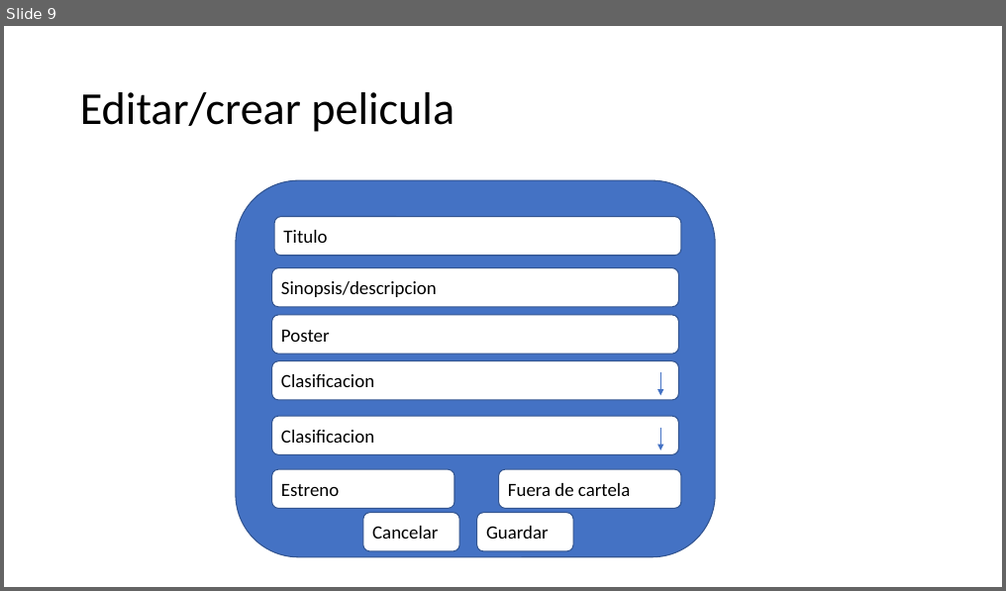
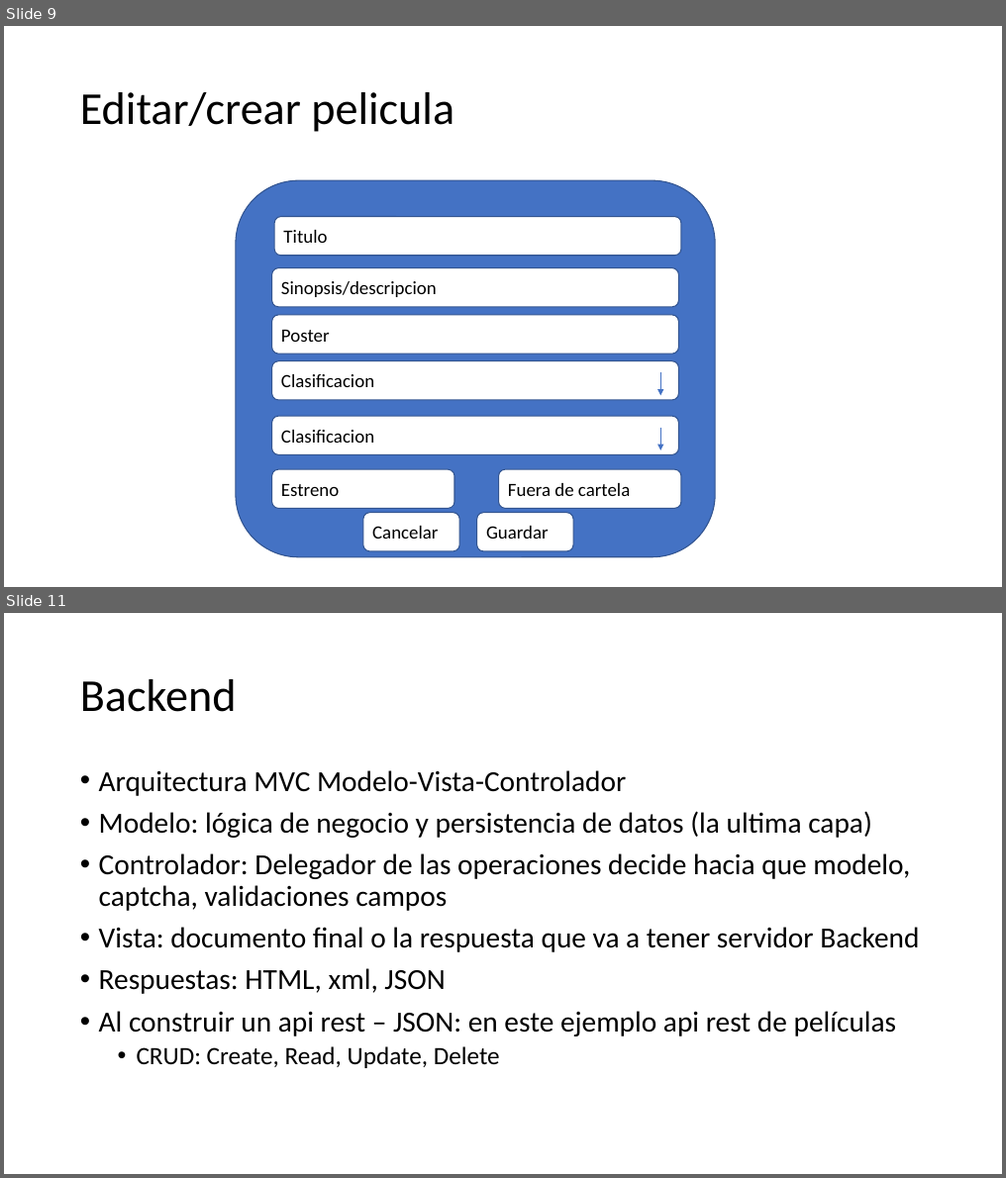
Before and after one commit to enriquecr1990/cap_php_jun22, a slide deck: actividades/Desarrollo Web.pptx. Shown one above the other, each under a label of ours: slide 9 before the commit, slides 9 and 11 after it; the slides between them are not shown. The pictures are 1006x591 and 1006x1178 pixels, drawn with LibreOffice and Linux fonts; fonts in the diff are those of the drawing. Boxes give left, top, right and bottom in pixels: in the first picture for what was removed or moved away, otherwise in the second. Text is boxed around its words. In the diff, an @@ line names an element or a change of style, - is before the commit and + after.

```diff
--- a/actividades/Desarrollo Web.pptx
+++ b/actividades/Desarrollo Web.pptx
@@ slide 11 added at bbox=[4, 613, 1002, 1174], background #FFFFFF @@
@@ title added at bbox=[80, 679, 237, 712], 44 pt, text #000000 @@
+Backend
@@ text added at bbox=[99, 770, 919, 1068], 28 pt, text #000000 @@
+• Arquitectura MVC Modelo-Vista-Controlador
+• Modelo: lógica de negocio y persistencia de datos (la ultima capa)
+• Controlador: Delegador de las operaciones decide hacia que modelo, captcha, validaciones campos
+• Vista: documento final o la respuesta que va a tener servidor Backend
+• Respuestas: HTML, xml, JSON
+• Al construir un api rest – JSON: en este ejemplo api rest de películas
+  • CRUD: Create, Read, Update, Delete
```
Also in this commit, not shown: 2 other slides added, 4 other files.
